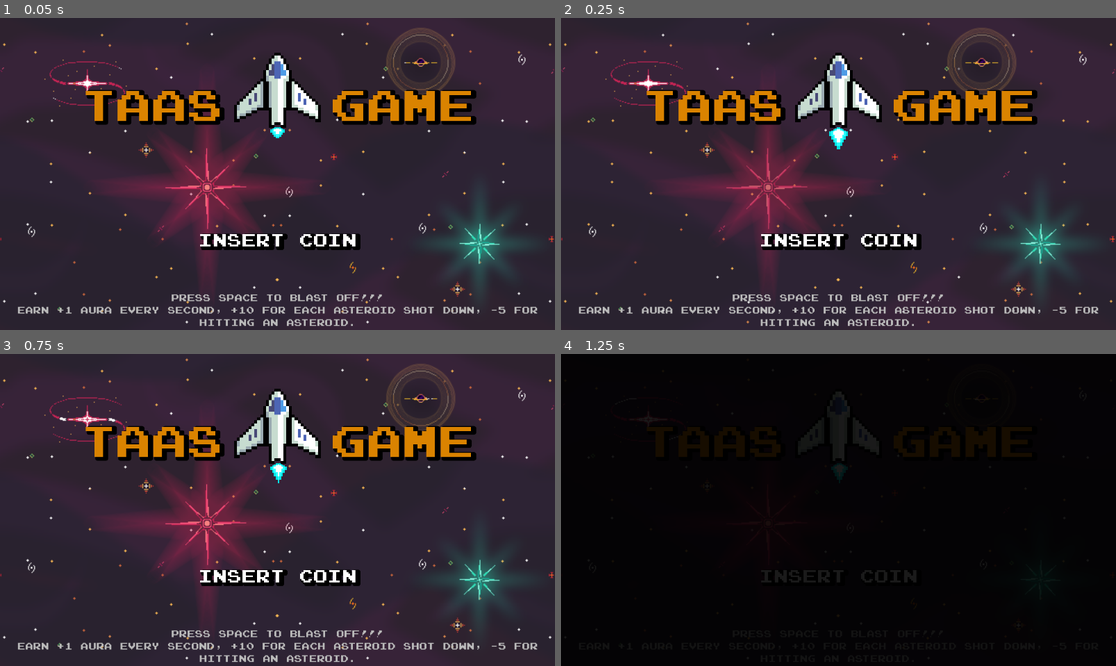
Above: before the commit, frames 1-4 (two rows, left to right).
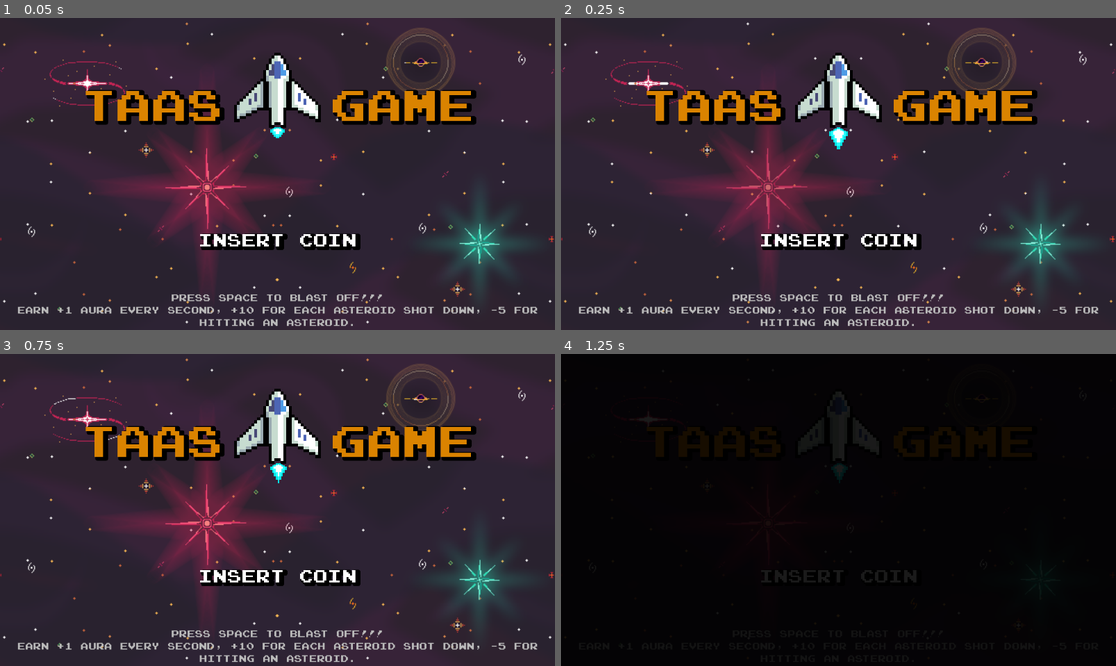
Above: after the commit, the same moments.

Repository: Thapar-Amateur-Astronomers-Society/The-TAAS-Game
Game: Godot game, scene res://scenes/main_menu.tscn
Two runs of this game, one before a commit and one after it. Both use one fixed random seed, a clock stepped at 60 frames per second and the inputs below. Sound files missing from this copy of the repository are replaced by a short silence.
Inputs:
- Up to frame 1 (0.05 s): no input
- Up to frame 2 (0.25 s): no input
- Up to frame 3 (0.75 s): tap Space (player_shoot) at 0.5 s; hold Right (player_right) from 0.53 s (still down); hold Space (player_shoot) from 0.53 s (still down)
- Up to frame 4 (1.25 s): keep holding Right (player_right); keep holding Space (player_shoot)

Frame 1 is identical in both runs. In frame 2, 0.2% of the frame differs, in the area x 0-100%, y 1-95%; in frame 3, less than 0.1%; in frame 4, less than 0.1%.

Commit message:
Finalised menu

Diff:
--- a/scenes/main_menu.tscn
+++ b/scenes/main_menu.tscn
@@ -81,7 +81,7 @@
 }],
 "loop": true,
 "name": &"default",
-"speed": 5.0
+"speed": 8.0
 }]
 
 [sub_resource type="AtlasTexture" id="AtlasTexture_lpv2t"]
@@ -227,7 +227,6 @@
 scale = Vector2(2.99209, 2.99209)
 sprite_frames = SubResource("SpriteFrames_6b0jk")
 autoplay = "default"
-frame_progress = 0.132913
 
 [node name="big_stars" type="AnimatedSprite2D" parent="MarginContainer/BackgroundMenu"]
 position = Vector2(963.556, 546)
